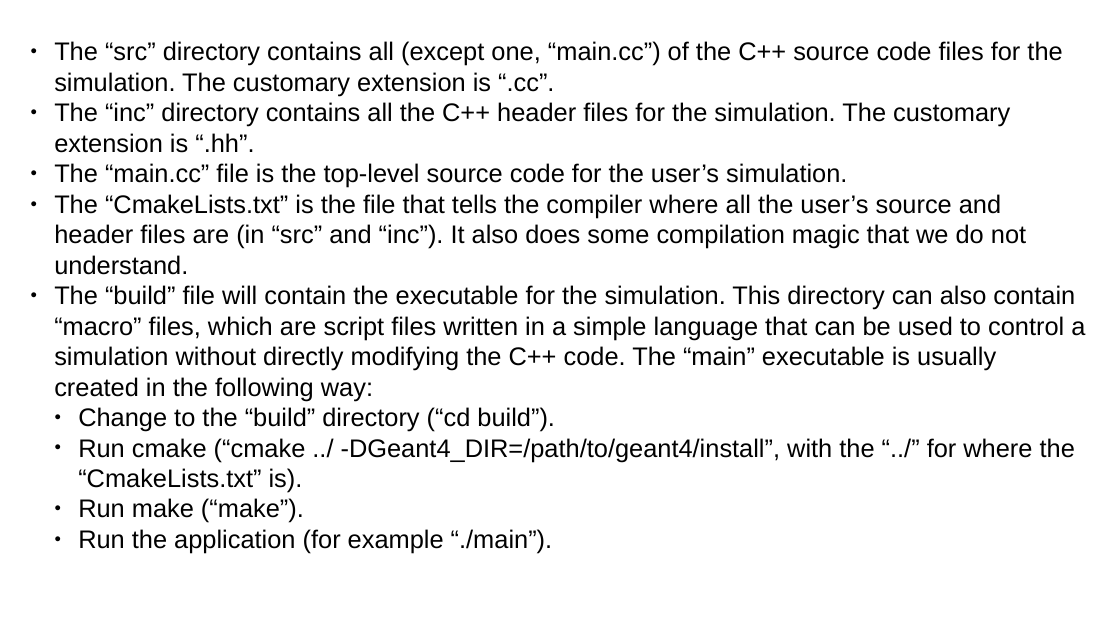
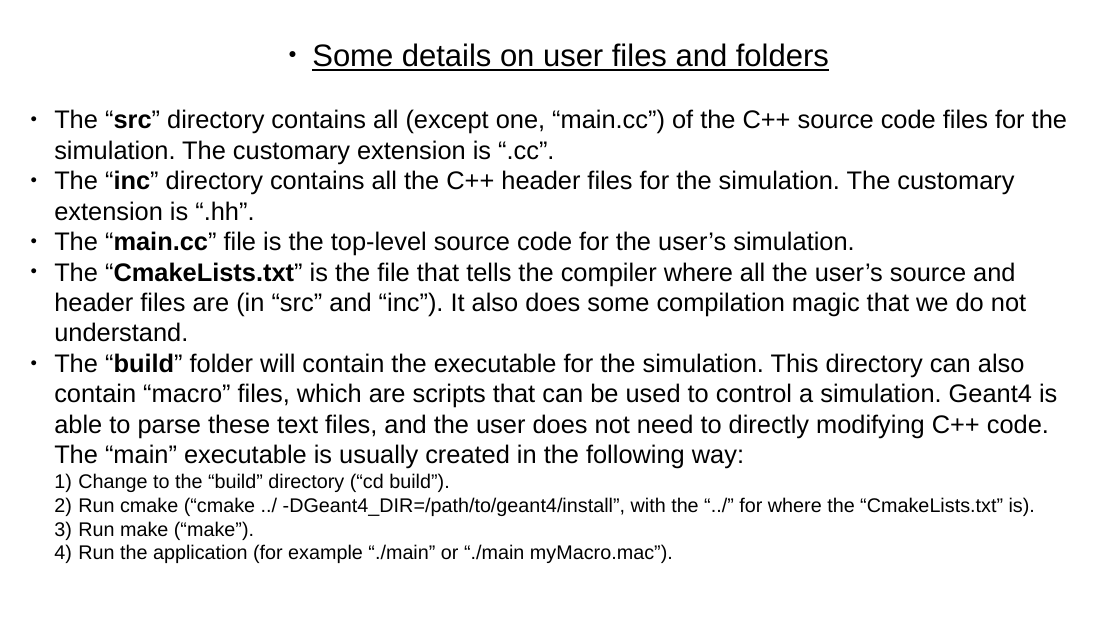
Before and after one commit to tneulinger/CASCADE, a slide deck: slide 2 of guide.odp (slide 4 before the commit). Drawn at 1120x630 pixels with LibreOffice and Linux fonts; fonts in the diff are those of the drawing. Boxes give left, top, right and bottom in pixels: in the first picture for what was removed or moved away, otherwise in the second. Text is boxed around its words. In the diff, an @@ line names an element or a change of style, - is before the commit and + after.

Commit message:
Finished slides.

```diff
--- a/guide.odp
+++ b/guide.odp
@@ text at [54, 43, 1067, 540]: text changed; size 18 to 14 pt @@
-  ● Run the application (for example “./main”).
+  4) Run the application (for example “./main” or “./main myMacro.mac”).
@@ text at [312, 43, 829, 71]: paragraph added @@
+● Some details on user files and folders
@@ text at [54, 109, 1067, 540]: bold on in "“src”", "“inc”", "“main.cc”", "“CmakeLists.txt”"; size 18 to 14 pt in "Change to the “build” directory (“cd build”).", "Run cmake (“cmake ../ -DGeant4_DIR=/path/to/geant4/install”, ...", "Run make (“make”)."; bullet ● to 1) @@
@@ text at [54, 353, 1057, 469]: text changed @@
-● The “build” file will contain the executable for the simulation. This directory can also contain “macro” files, which are script files written in a simple language that can be used to control a simulation without directly modifying the C++ code. The “main” executable is usually created in the following way:
+● The “build” folder will contain the executable for the simulation. This directory can also contain “macro” files, which are scripts that can be used to control a simulation. Geant4 is able to parse these text files, and the user does not need to directly modifying C++ code. The “main” executable is usually created in the following way:
```
Also in this commit, not shown: 2 other slides changed, 6 slides added, 3 slides removed, 4 other files.
